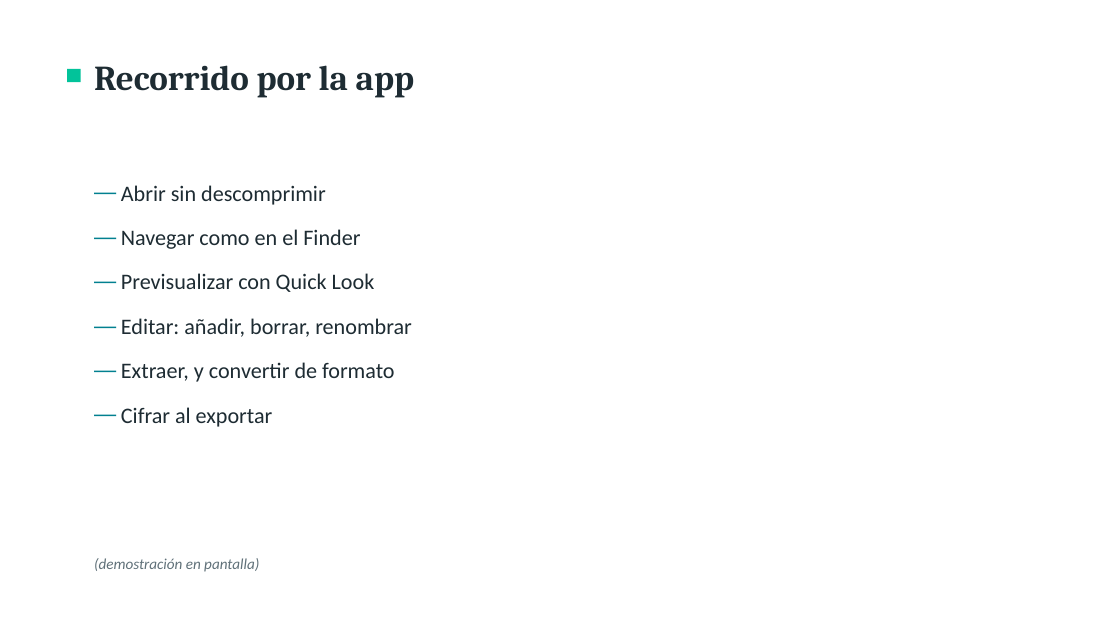
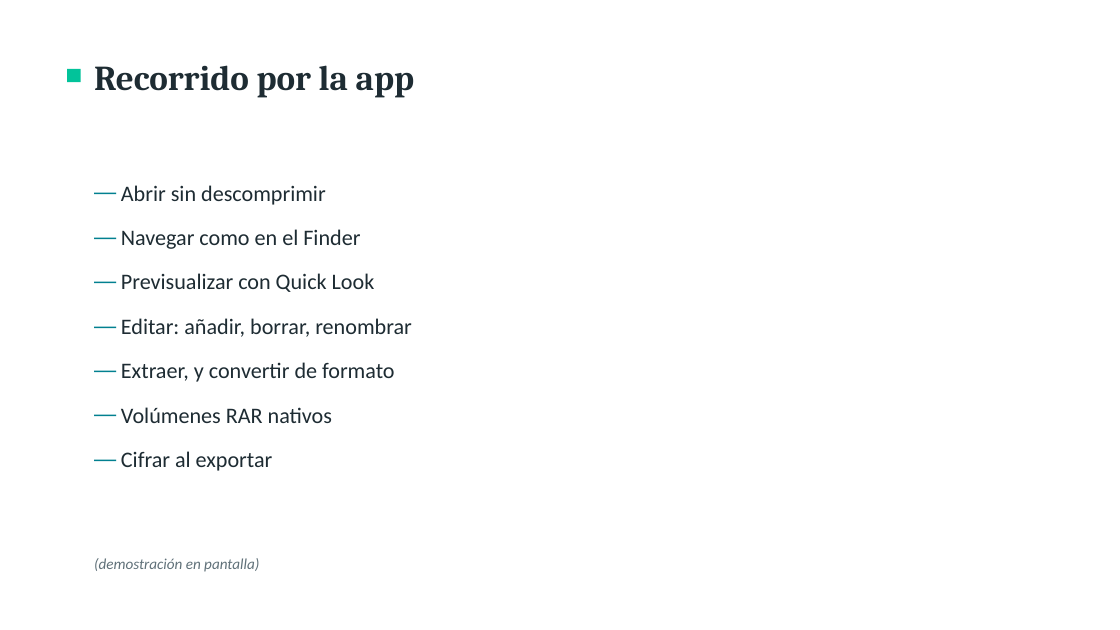
Before and after one commit to kiko-lin/FilePackr, a slide deck: slide 3 of docs/FilePackr-presentacion.pptx. Drawn at 1120x630 pixels with LibreOffice and Linux fonts; fonts in the diff are those of the drawing. Boxes give left, top, right and bottom in pixels: in the first picture for what was removed or moved away, otherwise in the second. Text is boxed around its words. In the diff, an @@ line names an element or a change of style, - is before the commit and + after.

Commit message:
docs: añade sección de librerías externas y menciona volúmenes RAR nativos
Explica dependencia por dependencia qué resuelve cada librería del sistema (y
qué no) y por qué el contenedor de ZIP/tar es 100% propio. Suma «Volúmenes RAR
nativos» al recorrido de funcionalidades. Reindexa las secciones 7→15.

```diff
--- a/docs/FilePackr-presentacion.pptx
+++ b/docs/FilePackr-presentacion.pptx
@@ text at [121,407,332,423]: paragraph added @@
+— Volúmenes RAR nativos
```
Also in this commit, not shown: 4 other slides changed, 1 slide added, 2 other files.
